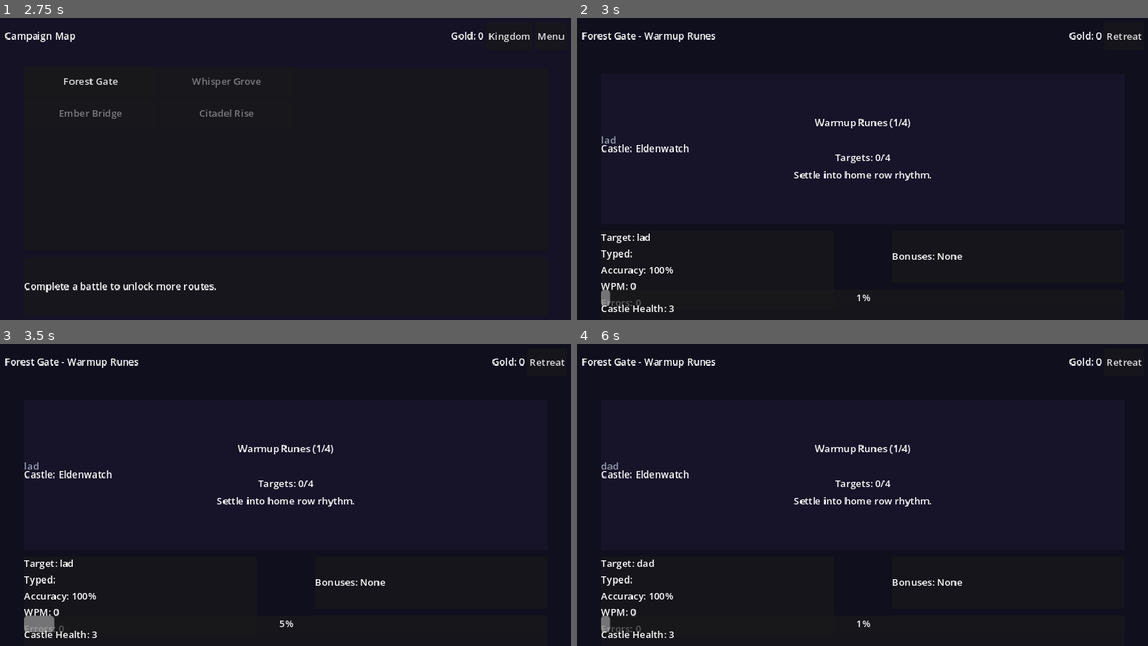
Above: before the commit, frames 1-4 (two rows, left to right).
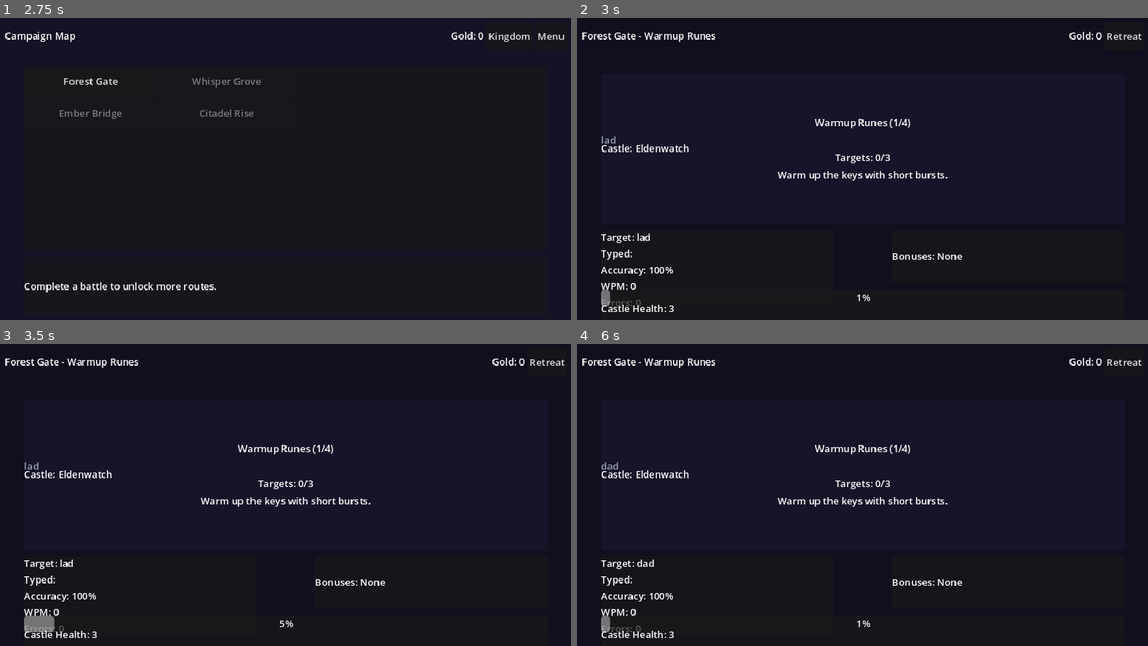
Above: after the commit, the same moments.

Repository: WanderlustCoder/Keyboard-Defense-AzureVale
Game: Godot game, scene res://scenes/MainMenu.tscn
Two runs of this game, one before a commit and one after it. Both use one fixed random seed, a clock stepped at 60 frames per second and the inputs below.
Inputs:
- Up to frame 1 (2.75 s): click "Start Campaign" at 0.5 s; click "Kingdom" at 1.25 s; click "Map" at 2 s
- Up to frame 2 (3 s): click "Forest Gate" at 2.75 s
- Up to frame 3 (3.5 s): no input
- Up to frame 4 (6 s): click "Retreat" at 3.5 s; click "Kingdom" at 4.25 s; click "Map" at 5 s; click "Forest Gate" at 5.75 s

Frame 1 is identical in both runs. In frame 2, 0.4% of the frame differs, in the area x 35-65%, y 45-54%; in frame 3, 0.4%; in frame 4, 0.4%.

Commit message:
Support drill overrides per map node

Diff:
--- a/apps/keyboard-defense-godot/data/map.json
+++ b/apps/keyboard-defense-godot/data/map.json
@@ -6,7 +6,25 @@
       "lesson_id": "home-row-1",
       "requires": [],
       "reward_gold": 10,
-      "drill_template": "forest-gate"
+      "drill_template": "forest-gate",
+      "drill_overrides": {
+        "steps": [
+          {
+            "index": 0,
+            "data": {
+              "word_count": 3,
+              "hint": "Warm up the keys with short bursts."
+            }
+          },
+          {
+            "index": 2,
+            "data": {
+              "targets": ["1-2-3", "go!", "ward+1", "x^2"],
+              "hint": "Reinforce the gate seals."
+            }
+          }
+        ]
+      }
     },
     {
       "id": "whisper-grove",
--- a/apps/keyboard-defense-godot/scripts/Battlefield.gd
+++ b/apps/keyboard-defense-godot/scripts/Battlefield.gd
@@ -243,16 +243,75 @@
 	}
 
 func _build_drill_plan(node: Dictionary, lesson: Dictionary) -> Array:
-	var plan = node.get("drill_plan", [])
-	if plan is Array and plan.size() > 0:
-		return plan
+	var base_plan: Array = []
+	var inline_plan = node.get("drill_plan", [])
+	if inline_plan is Array and inline_plan.size() > 0:
+		base_plan = inline_plan
 	var template_id := str(node.get("drill_template", ""))
-	if template_id != "":
+	if base_plan.is_empty() and template_id != "":
 		var template: Dictionary = progression.get_drill_template(template_id)
 		var template_plan = template.get("plan", [])
 		if template_plan is Array and template_plan.size() > 0:
-			return template_plan
-	return _build_default_drill_plan(node, lesson)
+			base_plan = template_plan
+	if base_plan.is_empty():
+		base_plan = _build_default_drill_plan(node, lesson)
+	var resolved: Array = base_plan.duplicate(true)
+	var overrides = node.get("drill_overrides", {})
+	if overrides is Dictionary:
+		resolved = _apply_drill_overrides(resolved, overrides)
+	return resolved
+
+func _apply_drill_overrides(base_plan: Array, overrides: Dictionary) -> Array:
+	var plan: Array = base_plan.duplicate(true)
+	if overrides.is_empty():
+		return plan
+	var replace_list: Array = overrides.get("replace", [])
+	if replace_list is Array:
+		for entry in replace_list:
+			if entry is Dictionary:
+				var index: int = int(entry.get("index", -1))
+				if index >= 0 and index < plan.size():
+					var step = entry.get("step", {})
+					if step is Dictionary:
+						plan[index] = step
+	var step_overrides: Array = overrides.get("steps", [])
+	if step_overrides is Array:
+		for entry in step_overrides:
+			if entry is Dictionary:
+				var index: int = int(entry.get("index", -1))
+				if index < 0 or index >= plan.size():
+					continue
+				var data = entry.get("data", {})
+				if data is Dictionary:
+					var base_step = plan[index]
+					if base_step is Dictionary:
+						var merged: Dictionary = base_step.duplicate(true)
+						for key in data.keys():
+							merged[key] = data[key]
+						plan[index] = merged
+	var remove_list: Array = overrides.get("remove", [])
+	if remove_list is Array and remove_list.size() > 0:
+		var remove_sorted: Array = []
+		for raw in remove_list:
+			remove_sorted.append(int(raw))
+		remove_sorted.sort()
+		for i in range(remove_sorted.size() - 1, -1, -1):
+			var index: int = int(remove_sorted[i])
+			if index >= 0 and index < plan.size():
+				plan.remove_at(index)
+	var prepend_steps: Array = overrides.get("prepend", [])
+	if prepend_steps is Array and prepend_steps.size() > 0:
+		var new_plan: Array = []
+		for step in prepend_steps:
+			new_plan.append(step)
+		for step in plan:
+			new_plan.append(step)
+		plan = new_plan
+	var append_steps: Array = overrides.get("append", [])
+	if append_steps is Array and append_steps.size() > 0:
+		for step in append_steps:
+			plan.append(step)
+	return plan
 
 func _build_default_drill_plan(node: Dictionary, lesson: Dictionary) -> Array:
 	var warmup_count: int = min(4, lesson_words.size())
--- a/apps/keyboard-defense-godot/scripts/tests/test_data_integrity.gd
+++ b/apps/keyboard-defense-godot/scripts/tests/test_data_integrity.gd
@@ -35,10 +35,12 @@
 	var drills_data: Dictionary = _load_json(DRILLS_PATH)
 	var templates: Array = drills_data.get("templates", [])
 	var template_ids: Dictionary = {}
+	var template_lookup: Dictionary = {}
 	for template in templates:
 		var template_id := str(template.get("id", ""))
 		helper.assert_true(template_id != "", "drill template id exists")
 		template_ids[template_id] = true
+		template_lookup[template_id] = template
 		var plan: Array = template.get("plan", [])
 		helper.assert_true(plan.size() > 0, "drill template plan present")
 		for step in plan:
@@ -65,10 +67,12 @@
 		var template_id := str(node.get("drill_template", ""))
 		if template_id != "":
 			helper.assert_true(template_ids.has(template_id), "map node drill template exists")
+		var base_count: int = 4
 		if node.has("drill_plan"):
 			var drill_plan = node.get("drill_plan", [])
 			helper.assert_true(drill_plan is Array, "drill plan is array")
 			if drill_plan is Array:
+				base_count = drill_plan.size()
 				for step in drill_plan:
 					helper.assert_true(step is Dictionary, "drill step is dictionary")
 					if not step is Dictionary:
@@ -87,6 +91,53 @@
 					if mode == "intermission":
 						var duration := float(step.get("duration", 0.0))
 						helper.assert_true(duration > 0.0, "drill intermission duration positive")
+		elif template_id != "" and template_lookup.has(template_id):
+			var template = template_lookup.get(template_id, {})
+			if template is Dictionary:
+				var plan: Array = template.get("plan", [])
+				if plan is Array:
+					base_count = plan.size()
+		if node.has("drill_overrides"):
+			var overrides = node.get("drill_overrides", {})
+			helper.assert_true(overrides is Dictionary, "drill overrides dictionary")
+			if overrides is Dictionary:
+				var override_steps: Array = overrides.get("steps", [])
+				if override_steps is Array:
+					for entry in override_steps:
+						helper.assert_true(entry is Dictionary, "drill override step dictionary")
+						if not entry is Dictionary:
+							continue
+						var index := int(entry.get("index", -1))
+						helper.assert_true(index >= 0, "drill override index non-negative")
+						if base_count > 0:
+							helper.assert_true(index < base_count, "drill override index in range")
+				var replace_steps: Array = overrides.get("replace", [])
+				if replace_steps is Array:
+					for entry in replace_steps:
+						helper.assert_true(entry is Dictionary, "drill replace entry dictionary")
+						if not entry is Dictionary:
+							continue
+						var index := int(entry.get("index", -1))
+						helper.assert_true(index >= 0, "drill replace index non-negative")
+						if base_count > 0:
+							helper.assert_true(index < base_count, "drill replace index in range")
+						var step = entry.get("step", {})
+						helper.assert_true(step is Dictionary, "drill replace step dictionary")
+				var remove_indices: Array = overrides.get("remove", [])
+				if remove_indices is Array:
+					for raw_index in remove_indices:
+						var index := int(raw_index)
+						helper.assert_true(index >= 0, "drill remove index non-negative")
+						if base_count > 0:
+							helper.assert_true(index < base_count, "drill remove index in range")
+				var append_steps: Array = overrides.get("append", [])
+				if append_steps is Array:
+					for step in append_steps:
+						helper.assert_true(step is Dictionary, "drill append step dictionary")
+				var prepend_steps: Array = overrides.get("prepend", [])
+				if prepend_steps is Array:
+					for step in prepend_steps:
+						helper.assert_true(step is Dictionary, "drill prepend step dictionary")
 
 	var kingdom_data: Dictionary = _load_json(KINGDOM_UPGRADES_PATH)
 	var kingdom_upgrades: Array = kingdom_data.get("upgrades", [])
Not shown, changed: apps/keyboard-defense-godot/README.md
